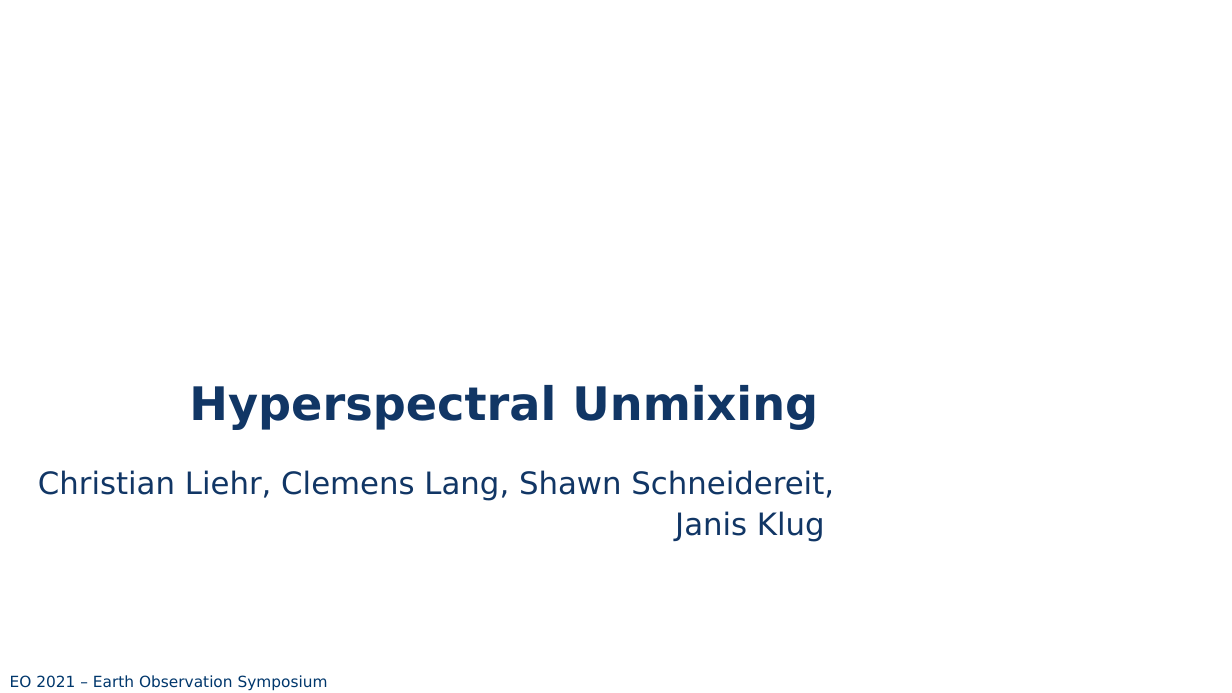
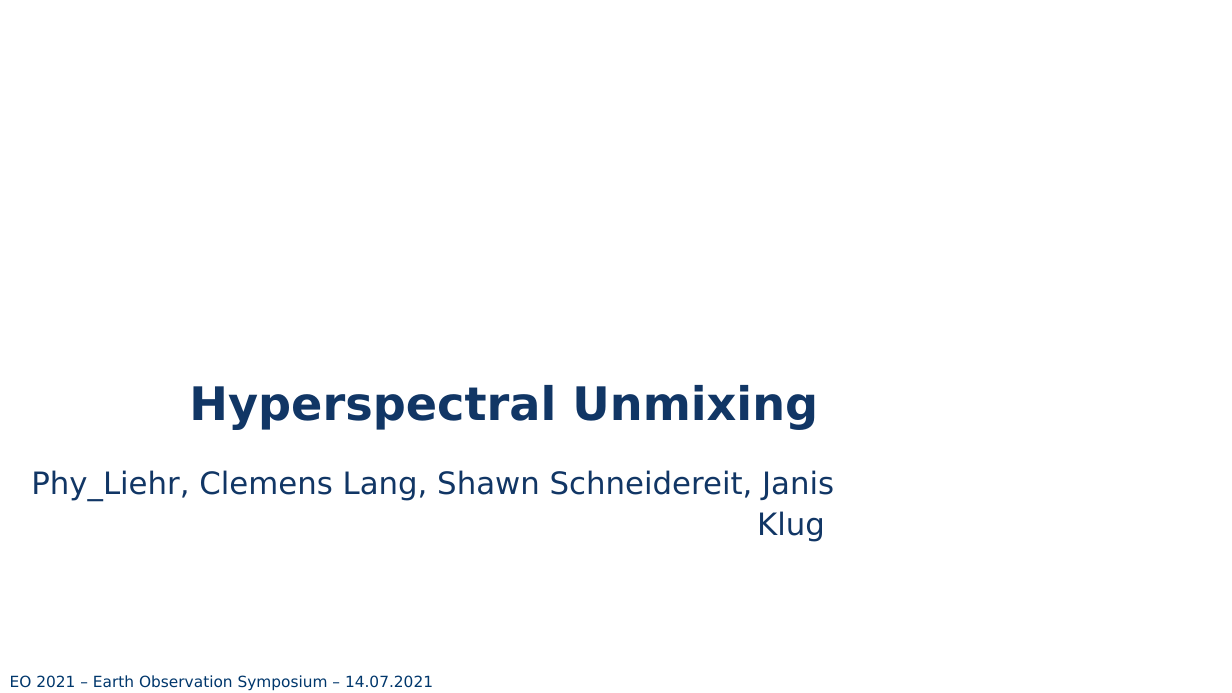
Before and after one commit to schneidereits/EO_hyperspec_hub, a slide deck: slide 1 of presentation/EO2020_hyperspec_presentation.pptx. Drawn at 1232x693 pixels with LibreOffice and Linux fonts; fonts in the diff are those of the drawing; background and template pictures are left out. Boxes give left, top, right and bottom in pixels: in the first picture for what was removed or moved away, otherwise in the second. Text is boxed around its words. In the diff, an @@ line names an element or a change of style, - is before the commit and + after.

```diff
--- a/presentation/EO2020_hyperspec_presentation.pptx
+++ b/presentation/EO2020_hyperspec_presentation.pptx
@@ text at bbox=[31, 470, 834, 542]: text changed @@
-Christian Liehr, Clemens Lang, Shawn Schneidereit, Janis Klug
+Phy_Liehr, Clemens Lang, Shawn Schneidereit, Janis Klug
@@ text at bbox=[10, 675, 433, 691]: text changed @@
-EO 2021 – Earth Observation Symposium
+EO 2021 – Earth Observation Symposium – 14.07.2021
```
Also in this commit, not shown: 3 other slides changed, 2 slides added, 2 slides removed.
